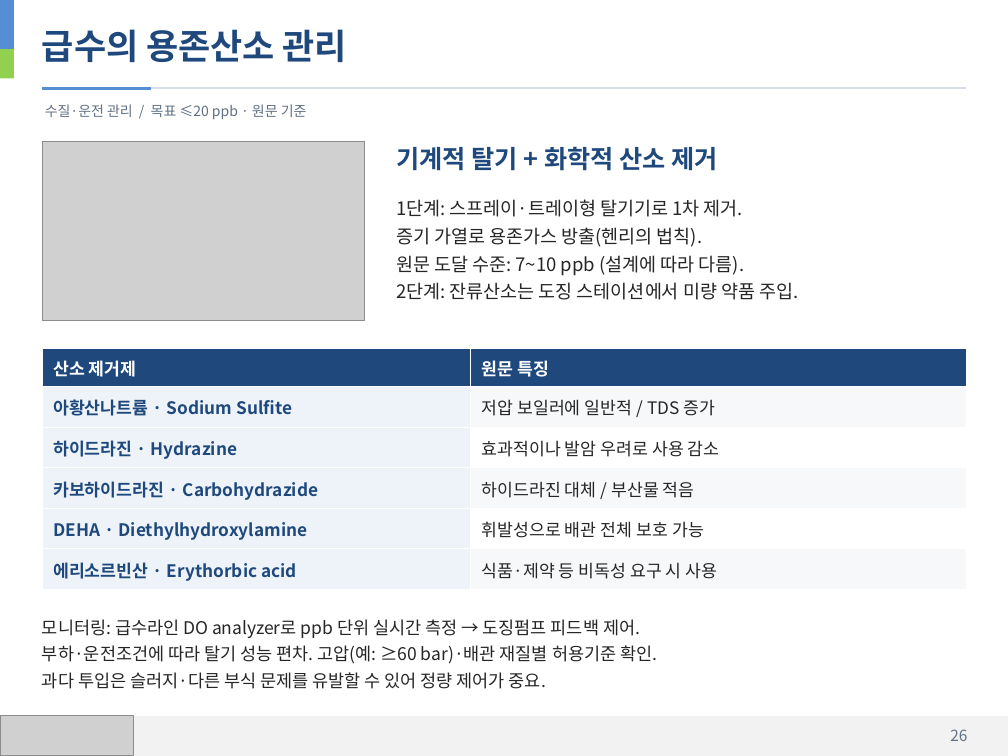
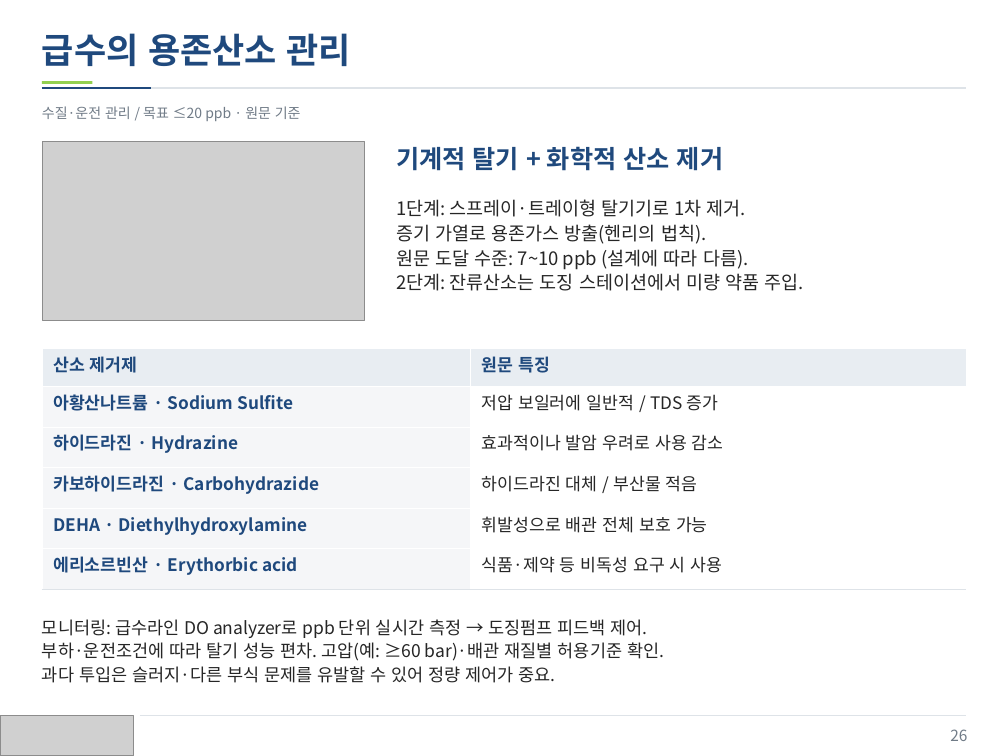
Before and after one commit to jskang5000-arch/my-PPT, a slide deck: slide 26 of KITECH_Boiler.pptx. Drawn at 1008x756 pixels with LibreOffice and Linux fonts; fonts in the diff are those of the drawing; grey boxes stand for pictures. Boxes give left, top, right and bottom in pixels: in the first picture for what was removed or moved away, otherwise in the second. Text is boxed around its words. In the diff, an @@ line names an element or a change of style, - is before the commit and + after.

Commit message:
Refine presentation colors and text alignment

```diff
--- a/KITECH_Boiler.pptx
+++ b/KITECH_Boiler.pptx
@@ text "급수의 용존산소 관리" at (42,33,351,66): line spacing 1.12 to 33.5pt; less space between paragraphs @@
@@ rectangle removed at (0,49,14,79) @@
@@ line (42, 89) - (966, 89): stroke #D6DFE9 1 pt to #DEE3E8 1 pt @@
@@ line (42, 89) - (151, 89): stroke #558ED5 2 pt to #1F497D 1 pt @@
@@ rectangle: place and size @@
-rectangle at (0,0,14,49)
+rectangle at (42,82,93,85)
@@ rectangle at (42,82,93,85): fill #558ED5 to #92D050 @@
@@ text "수질·운전 관리 / 목표 ≤20 ..." at (42,106,301,121): text colour #627184 to #707B87; line spacing 1.12 to 13.4pt; less space between paragraphs @@
@@ text "기계적 탈기 + 화학적 산소 ..." at (396,146,723,171): line spacing 1.12 to 24.1pt; less space between paragraphs @@
@@ text "1단계: 스프레이·트레이형 탈기기로 1차 제거." at (396,199,804,291): line spacing 1.12 to 17.7pt; less space between paragraphs @@
@@ table at (42,349,967,590) @@
@@ fill #1F497D to #E8EDF2 in row 1 @@
@@ fill #EDF3F9 to #F5F6F8 in 5 cells @@
@@ fill #F6F8FA to #FFFFFF in 3 cells @@
@@ text colour #FFFFFF to #1F497D in "산소 제거제", "원문 특징" @@
@@ line spacing 1.06 to 16.5pt @@
@@ borders changed @@
@@ text "모니터링: 급수라인 DO analyzer로 ppb ..." at (42,619,664,683): line spacing 1.12 to 16.8pt; less space between paragraphs @@
@@ rectangle at (0,716,1008,756): fill #F2F2F2 to #FFFFFF @@
@@ line added from (140, 716) to (966, 716), #DEE3E8 0.6 pt @@
```
Also in this commit, not shown: 33 other slides changed.
